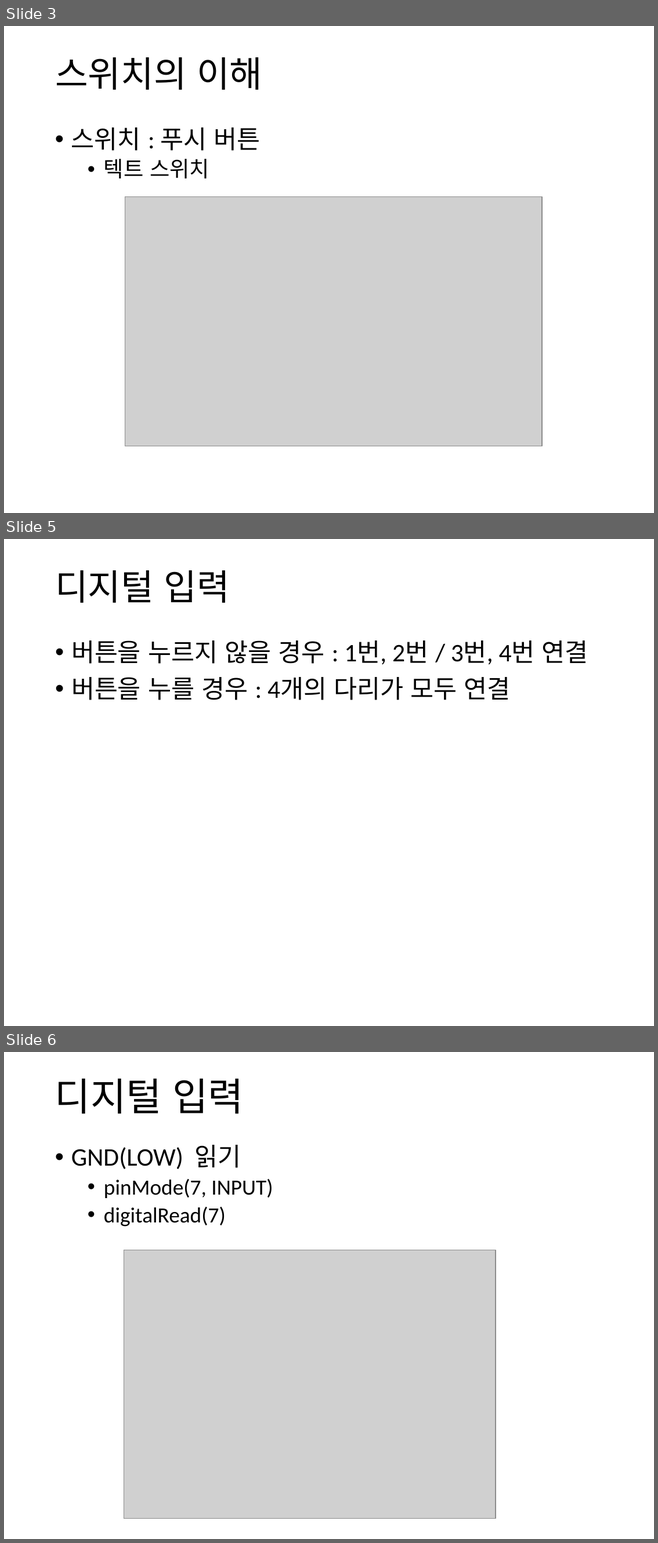
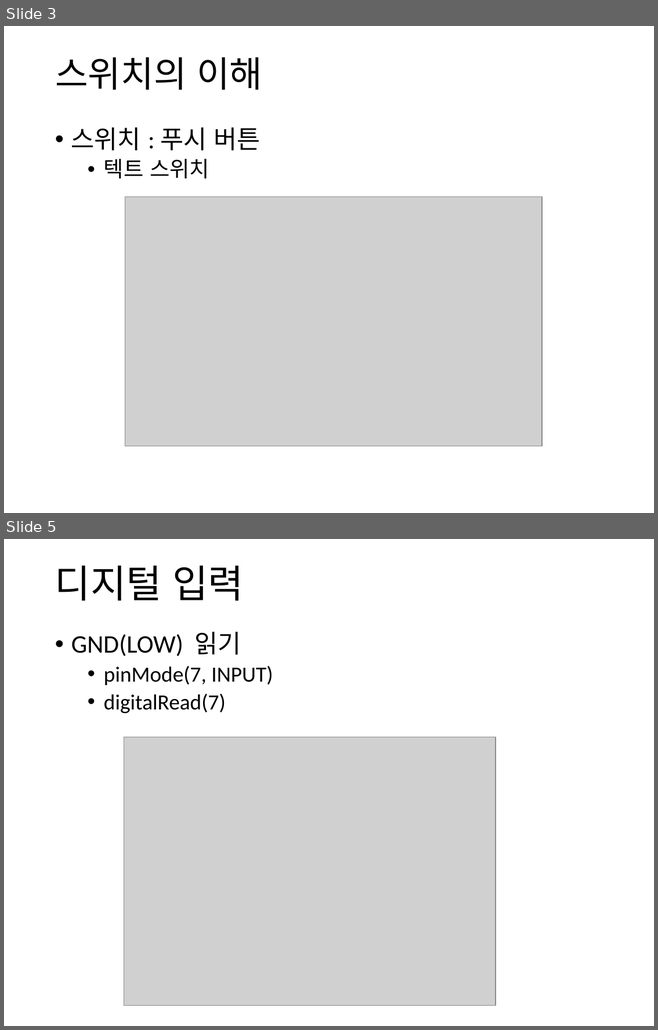
Before and after one commit to iot2019/Week04, a slide deck: Week04.pptx. Shown one above the other, each under a label of ours: slides 3, 5 and 6 before the commit, slides 3 and 5 after it; the slides between them are not shown. The pictures are 658x1543 and 658x1030 pixels, drawn with LibreOffice and Linux fonts; fonts in the diff are those of the drawing; grey boxes stand for pictures. Boxes give left, top, right and bottom in pixels: in the first picture for what was removed or moved away, otherwise in the second. Text is boxed around its words. In the diff, an @@ line names an element or a change of style, - is before the commit and + after.

```diff
--- a/Week04.pptx
+++ b/Week04.pptx
@@ slide 5 removed at [4,539,654,1026], background #FFFFFF @@
@@ title removed at [55,570,229,603] @@
-디지털 입력
@@ text removed at [71,641,588,700] @@
-• 버튼을 누르지 않을 경우 : 1번, 2번 / 3번, 4번 연결
-• 버튼을 누를 경우 : 4개의 다리가 모두 연결
@@ what was slide 6 is now slide 5 @@
```
Also in this commit, not shown: 3 slides changed, 1 slide added.
